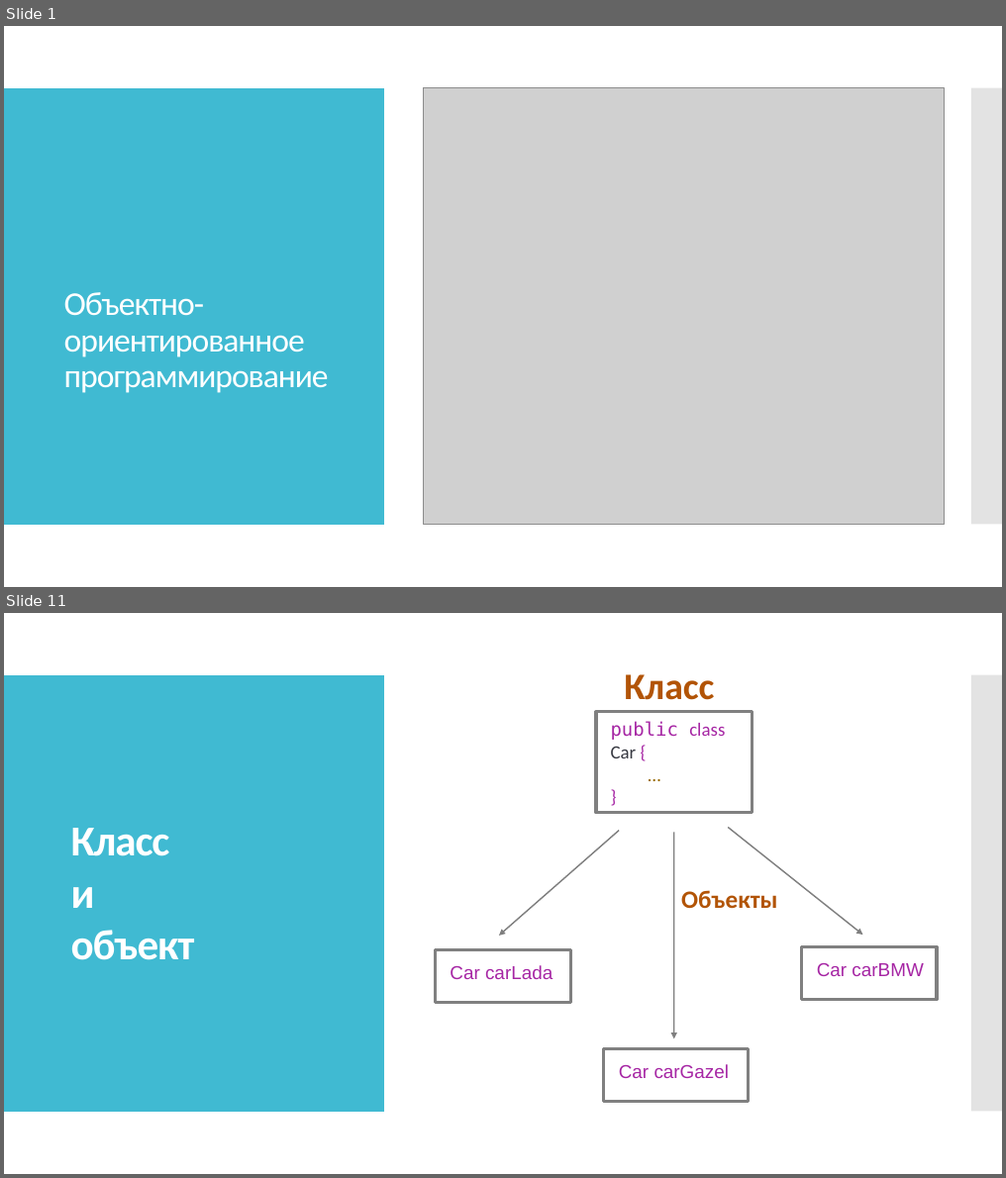
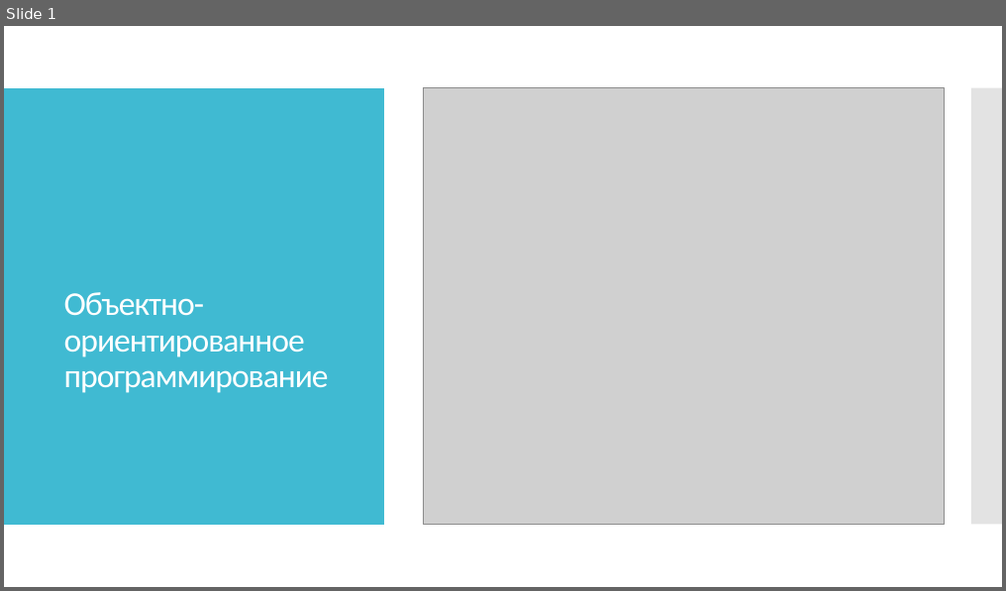
Before and after one commit to IriEfremova/LessonsCube, a slide deck: Samsung/Lesson12/PrincipOOP.pptx. Shown one above the other, each under a label of ours: slides 1 and 11 before the commit, slide 1 after it; the slides between them are not shown. The pictures are 1006x1178 and 1006x591 pixels, drawn with LibreOffice and Linux fonts; fonts in the diff are those of the drawing; grey boxes stand for pictures. Boxes give left, top, right and bottom in pixels: in the first picture for what was removed or moved away, otherwise in the second. Text is boxed around its words. In the diff, an @@ line names an element or a change of style, - is before the commit and + after.

```diff
--- a/Samsung/Lesson12/PrincipOOP.pptx
+++ b/Samsung/Lesson12/PrincipOOP.pptx
@@ slide 11 removed at (4,613,1002,1174), background #FFFFFF; not listed: 2 template elements that a slide beside it also shows @@
@@ rectangle removed at (4,613,1002,1174) @@
@@ rectangle removed at (4,675,384,1112) @@
@@ text removed at (624,674,714,700) @@
-Класс
@@ rectangle removed at (971,675,1002,1112) @@
@@ rectangle removed at (596,712,751,813) @@
@@ text removed at (611,721,725,759) @@
-public class Car {
-…
-}
@@ text removed at (71,828,195,960) @@
-Класс
-и
-объект
@@ arrow removed from (620, 830) to (499, 936) @@
@@ arrow removed from (674, 833) to (674, 1039) @@
@@ arrow removed from (728, 827) to (863, 935) @@
@@ text removed at (681,890,777,909) @@
-Объекты
@@ rectangle removed at (436,950,571,1003) @@
@@ text removed at (450,965,552,979) @@
-Car carLada
@@ rectangle removed at (802,947,937,1000) @@
@@ text removed at (817,963,923,976) @@
-Car carBMW
@@ rectangle removed at (604,1049,748,1102) @@
@@ text removed at (619,1064,730,1078) @@
-Car carGazel
```
Also in this commit, not shown: 16 slides added, 19 other slides removed.
